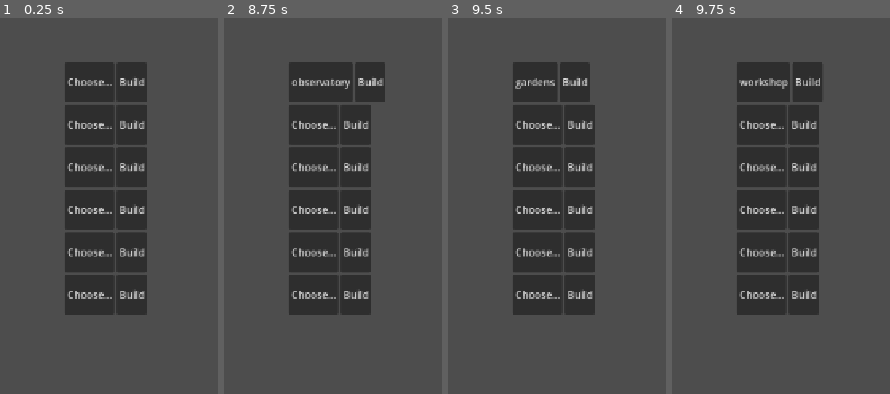
Above: before the commit, frames 1-4 (left to right).
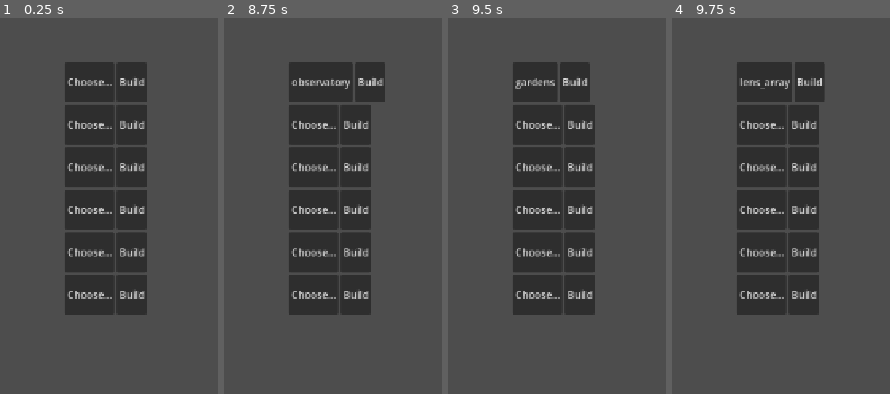
Above: after the commit, the same moments.

Repository: Graydyn/windfall-isle
Game: Godot game, scene res://game/base/island_screen.tscn
The game is run twice, just before and just after one commit, with the same random seed, the same clock (stepped at 60 frames per second) and the same inputs. This scene is started directly instead of the project's main scene.
Inputs:
- Up to frame 1 (0.25 s): no input
- Up to frame 2 (8.75 s): click "Build" at 0.5 s; click "Build" at 1.25 s; click "Build" at 2 s; click "Build" at 2.75 s; click "Build" at 3.5 s; click "Build" at 4.25 s; click "Choose..." at 5 s; click "workshop" at 5.75 s; click "wind_still" at 6.5 s; click "dock" at 7.25 s; click "balloonworks" at 8 s
- Up to frame 3 (9.5 s): click "observatory" at 8.75 s
- Up to frame 4 (9.75 s): click "gardens" at 9.5 s
The pictures show only the part of the screen within x 33-83%, y 0-50%; the shares and areas given below are measured in that part.

Frames 1-3 are identical in both runs. In frame 4, 0.7% of the frame differs, in the area x 30-70%, y 11-23%.

Commit message:
feat: islet-exclusive building defs and placement rules
Co-Authored-By: Claude Fable 5 <noreply@anthropic.com>

Diff:
--- a/game/base/island_model.gd
+++ b/game/base/island_model.gd
@@ -49,13 +49,34 @@
 	return rows[current]
 
 
-static func build_rejection(island: Dictionary, defs: Dictionary, economy: Node, timers: Node, plot: String, building_id: String, now: int) -> String:
+static func placement_rejection(defs: Dictionary, islet_defs: Dictionary, islets_state: Dictionary, plot: String, building_id: String) -> String:
+	# Islet buildings live only on their islet's restored plots; home buildings
+	# never leave the home island (spec 4.4). "" means placement is fine.
+	var def: Dictionary = (defs.get("defs", {}) as Dictionary).get(building_id, {})
+	var home_islet := String(def.get("islet", ""))
+	var plot_islet := IsletModel.islet_of_plot(islet_defs, plot)
+	if home_islet == "" and plot_islet == "":
+		return ""
+	if home_islet == "":
+		return "This plot awaits its own building."
+	if plot_islet != home_islet:
+		var islet_name := String(IsletModel.entry(islet_defs, home_islet).get("name", home_islet))
+		return "%s belongs on %s." % [String(def.get("name", building_id)), islet_name]
+	if not bool((islets_state.get("restored", {}) as Dictionary).get(home_islet, false)):
+		return "Restore the bridge first."
+	return ""
+
+
+static func build_rejection(island: Dictionary, defs: Dictionary, economy: Node, timers: Node, plot: String, building_id: String, now: int, islet_defs: Dictionary = {}, islets_state: Dictionary = {}) -> String:
 	# "" means buildable; anything else is a short player-facing reason
 	# (Plan 5 polish: a rejected Build tap must say why).
 	if timers.active_timers().has("build_" + plot):
 		return "This plot is already under construction."
 	if active_constructions(timers, now) >= int(island.get("build_slots", 1)):
 		return "All build slots are busy."
+	var placement := placement_rejection(defs, islet_defs, islets_state, plot, building_id)
+	if placement != "":
+		return placement
 	var row := _next_level_row(defs, island, plot, building_id)
 	if row.is_empty():
 		return "%s cannot be built here." % building_id
@@ -64,12 +85,12 @@
 	return ""
 
 
-static func can_start_build(island: Dictionary, defs: Dictionary, economy: Node, timers: Node, plot: String, building_id: String, now: int) -> bool:
-	return build_rejection(island, defs, economy, timers, plot, building_id, now) == ""
+static func can_start_build(island: Dictionary, defs: Dictionary, economy: Node, timers: Node, plot: String, building_id: String, now: int, islet_defs: Dictionary = {}, islets_state: Dictionary = {}) -> bool:
+	return build_rejection(island, defs, economy, timers, plot, building_id, now, islet_defs, islets_state) == ""
 
 
-static func start_build(island: Dictionary, defs: Dictionary, economy: Node, timers: Node, plot: String, building_id: String, now: int) -> bool:
-	if not can_start_build(island, defs, economy, timers, plot, building_id, now):
+static func start_build(island: Dictionary, defs: Dictionary, economy: Node, timers: Node, plot: String, building_id: String, now: int, islet_defs: Dictionary = {}, islets_state: Dictionary = {}) -> bool:
+	if not can_start_build(island, defs, economy, timers, plot, building_id, now, islet_defs, islets_state):
 		return false
 	var row := _next_level_row(defs, island, plot, building_id)
 	if not economy.pay(row.get("cost", {})):
--- a/game/data/buildings.json
+++ b/game/data/buildings.json
@@ -58,6 +58,26 @@
 				{"cost": {"scrap": 360, "cloudsilk": 2}, "build_seconds": 1200},
 				{"cost": {"scrap": 1100, "cloudsilk": 7}, "build_seconds": 4200}
 			]
+		},
+		"lens_array": {
+			"name": "Lens Array",
+			"islet": "lantern_shoal",
+			"max_level": 2,
+			"payout_bonus_per_level": 0.05,
+			"levels": [
+				{"cost": {"scrap": 400, "cloudsilk": 3}, "build_seconds": 1800},
+				{"cost": {"scrap": 1200, "cloudsilk": 8, "crystals": 3}, "build_seconds": 5400}
+			]
+		},
+		"foundry_annex": {
+			"name": "Foundry Annex",
+			"islet": "foundry_rock",
+			"max_level": 2,
+			"craft_discount_per_level": 0.1,
+			"levels": [
+				{"cost": {"scrap": 900, "brasswork": 6}, "build_seconds": 3600},
+				{"cost": {"scrap": 2000, "brasswork": 14}, "build_seconds": 7200}
+			]
 		}
 	}
 }
--- a/tests/test_building_defs.gd
+++ b/tests/test_building_defs.gd
@@ -1,14 +1,22 @@
 extends GutTest
 
 
-func test_buildings_load_with_six_defs() -> void:
-	assert_eq((DataDefs.buildings["defs"] as Dictionary).size(), 6, "spec 4.1 lists six buildings")
-	for id in ["workshop", "wind_still", "dock", "balloonworks", "observatory", "gardens"]:
+func test_buildings_load_with_eight_defs() -> void:
+	assert_eq((DataDefs.buildings["defs"] as Dictionary).size(), 8,
+		"six home buildings plus the two islet buildings")
+	for id in ["workshop", "wind_still", "dock", "balloonworks", "observatory", "gardens", "lens_array", "foundry_annex"]:
 		assert_has(DataDefs.buildings["defs"], id)
 	for id in DataDefs.buildings["defs"]:
 		var def: Dictionary = DataDefs.buildings["defs"][id]
 		assert_eq((def["levels"] as Array).size(), int(def["max_level"]),
 			"every level needs a cost/time row: %s" % id)
+
+func test_islet_buildings_declare_their_islet() -> void:
+	assert_eq(String((DataDefs.buildings["defs"]["lens_array"] as Dictionary)["islet"]), "lantern_shoal")
+	assert_eq(String((DataDefs.buildings["defs"]["foundry_annex"] as Dictionary)["islet"]), "foundry_rock")
+	for id in ["workshop", "wind_still", "dock", "balloonworks", "observatory", "gardens"]:
+		assert_false((DataDefs.buildings["defs"][id] as Dictionary).has("islet"),
+			"home buildings carry no islet field: %s" % id)
 
 func test_slots_and_retention() -> void:
 	assert_eq(int(DataDefs.buildings["build_slots"]["free"]), 1, "spec 4.1: one free build slot")
--- a/tests/test_island_model.gd
+++ b/tests/test_island_model.gd
@@ -125,3 +125,40 @@
 	assert_string_contains(
 		IslandModel.build_rejection(island, defs, econ, timers, "plot_0", "workshop", 1000),
 		"cannot be built")
+
+
+func restored_islets() -> Dictionary:
+	return {"restored": {"lantern_shoal": true, "foundry_rock": true}, "letters_seen": {}}
+
+
+func test_islet_building_rejected_on_a_home_plot() -> void:
+	state.data["currencies"]["cloudsilk"] = 50
+	assert_string_contains(
+		IslandModel.build_rejection(island, defs, econ, timers, "plot_0", "lens_array", 1000, DataDefs.islets, restored_islets()),
+		"belongs on Lantern Shoal")
+
+func test_home_building_rejected_on_an_islet_plot() -> void:
+	assert_string_contains(
+		IslandModel.build_rejection(island, defs, econ, timers, "islet_lantern_0", "workshop", 1000, DataDefs.islets, restored_islets()),
+		"awaits its own building")
+
+func test_islet_building_rejected_while_unrestored() -> void:
+	state.data["currencies"]["cloudsilk"] = 50
+	assert_string_contains(
+		IslandModel.build_rejection(island, defs, econ, timers, "islet_lantern_0", "lens_array", 1000, DataDefs.islets, {"restored": {}, "letters_seen": {}}),
+		"Restore the bridge")
+
+func test_islet_building_builds_on_its_restored_plot() -> void:
+	state.data["currencies"]["cloudsilk"] = 50
+	assert_eq(
+		IslandModel.build_rejection(island, defs, econ, timers, "islet_lantern_0", "lens_array", 1000, DataDefs.islets, restored_islets()),
+		"")
+	assert_true(IslandModel.start_build(island, defs, econ, timers, "islet_lantern_0", "lens_array", 1000, DataDefs.islets, restored_islets()))
+	var payload: Dictionary = timers.collect("build_islet_lantern_0", 1000 + 1800)
+	IslandModel.complete_build(island, payload, state.data, 2800)
+	assert_eq(IslandModel.building_level(island, "lens_array"), 1)
+
+func test_islet_building_rejected_everywhere_without_islet_context() -> void:
+	state.data["currencies"]["cloudsilk"] = 50
+	assert_ne(IslandModel.build_rejection(island, defs, econ, timers, "plot_0", "lens_array", 1000), "",
+		"the default empty islet context can never place an islet building")
